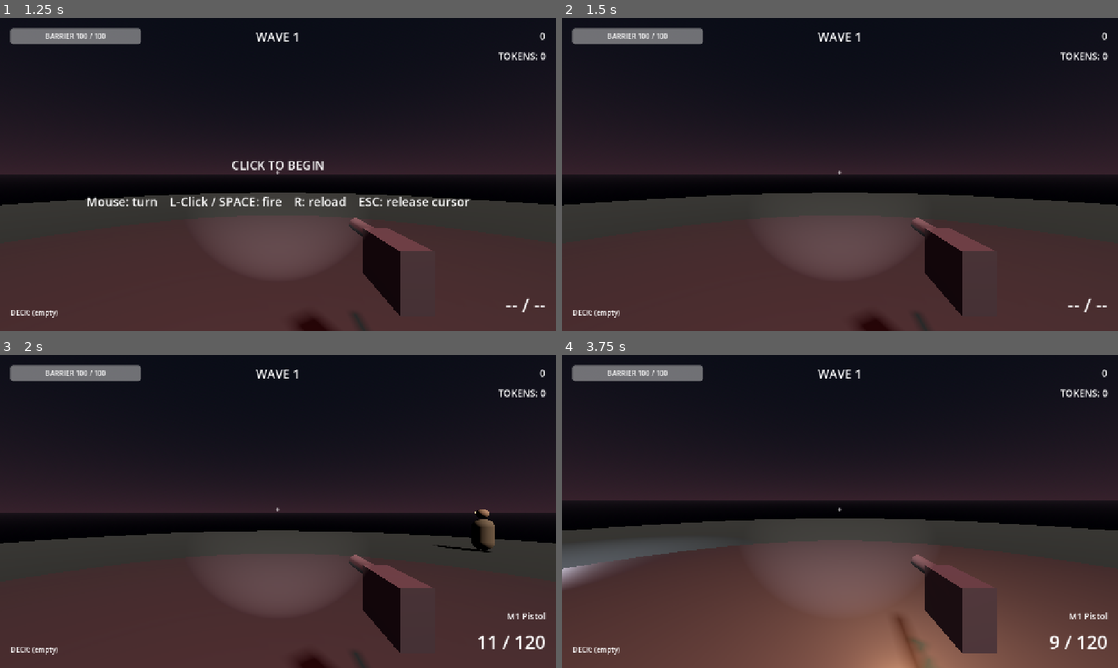
Above: before the commit, frames 1-4 (two rows, left to right).
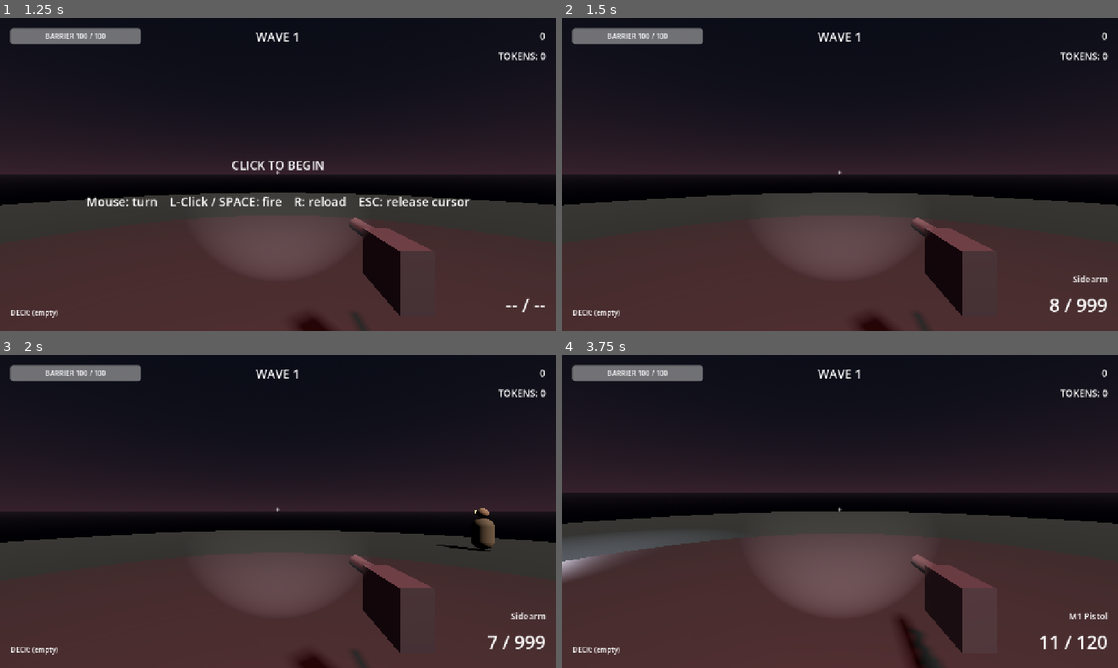
Above: after the commit, the same moments.

Repository: Josh-Buck/site-echo-7
Game: Godot game, scene res://scenes/ui/TitleScreen.tscn
Same seed, same stepped clock (60 frames per second), same inputs: the game is played once before the commit and once after it.
Inputs (mouse positions are in pixels of both pictures, inside the frame that each line leads up to):
- Up to frame 1 (1.25 s): click "START RUN" at 0.5 s
- Up to frame 2 (1.5 s): tap Enter at 1.25 s; move the mouse to (962, 158) at 1.27 s; hold 4 (swap_quaternary, bound only after the commit) from 1.28 s (still down); click (962, 158) at 1.42 s
- Up to frame 3 (2 s): keep holding 4 (swap_quaternary, bound only after the commit); tap Space at 1.52 s
- Up to frame 4 (3.75 s): move the mouse to (812, 511) at 2.02 s; release 4 (swap_quaternary, bound only after the commit) at 2.03 s; click (812, 511) at 2.1 s; tap Space at 2.27 s; tap 4 (swap_quaternary, bound only after the commit) at 2.3, 3.05 s; move the mouse to (851, 505) at 2.77 s; hold Q (swap_next) 2.78-3.53 s; click (851, 505) at 2.92 s; move the mouse to (834, 517) at 3.52 s; tap 1 (swap_primary) at 3.6 s; click (834, 517) at 3.67 s

Frame 1 is identical in both runs. In frame 2, 0.3% of the frame differs, in the area x 87-99%, y 82-94%; in frame 3, 1.0%; in frame 4, 15%, in the area x 0-100%, y 44-100%.

Commit message:
Backup Sidearm with infinite ammo (slot 4) + no duplicate cards in drafts

Diff:
--- a/autoload/CardSystem.gd
+++ b/autoload/CardSystem.gd
@@ -78,7 +78,13 @@
 	if available_pool.is_empty():
 		EventBus.card_offered.emit(current_offer)
 		return
+	# Exclude already-drafted cards so the player never sees duplicates.
 	var pool := available_pool.duplicate()
+	for c in active_deck:
+		pool.erase(c)
+	if pool.is_empty():
+		EventBus.card_offered.emit(current_offer)
+		return
 	for i in min(count, pool.size()):
 		var picked := _pick_weighted(pool)
 		if picked != null:
--- a/project.godot
+++ b/project.godot
@@ -75,6 +75,11 @@
 "events": [Object(InputEventKey,"resource_local_to_scene":false,"resource_name":"","device":-1,"window_id":0,"alt_press …(191 unchanged characters)…
 ]
 }
+swap_quaternary={
+"deadzone": 0.5,
+"events": [Object(InputEventKey,"resource_local_to_scene":false,"resource_name":"","device":-1,"window_id":0,"alt_pressed":false,"shift_pressed":false,"ctrl_pressed":false,"meta_pressed":false,"pressed":false,"keycode":52,"physical_keycode":0,"key_label":0,"unicode":52,"location":0,"echo":false,"script":null)
+]
+}
 swap_next={
 "deadzone": 0.5,
 "events": [Object(InputEventKey,"resource_local_to_scene":false,"resource_name":"","device":-1,"window_id":0,"alt_press …(192 unchanged characters)…
--- a/scenes/player/Player.tscn
+++ b/scenes/player/Player.tscn
@@ -1,10 +1,11 @@
-[gd_scene load_steps=6 format=3 uid="uid://b1playerxyz"]
+[gd_scene load_steps=7 format=3 uid="uid://b1playerxyz"]
 
 [ext_resource type="Script" path="res://scenes/player/Player.gd" id="1_player"]
 [ext_resource type="Script" path="res://scenes/weapons/WeaponManager.gd" id="2_wm"]
 [ext_resource type="PackedScene" uid="uid://b1pistolxyz" path="res://scenes/weapons/Pistol.tscn" id="3_pistol"]
 [ext_resource type="PackedScene" uid="uid://b1shotgunscxyz" path="res://scenes/weapons/Shotgun.tscn" id="4_shotgun"]
 [ext_resource type="PackedScene" uid="uid://b1arscxyz" path="res://scenes/weapons/AR.tscn" id="5_ar"]
+[ext_resource type="PackedScene" uid="uid://b1sidearmscxyz" path="res://scenes/weapons/Sidearm.tscn" id="6_sidearm"]
 
 [node name="Player" type="Node3D"]
 script = ExtResource("1_player")
@@ -35,3 +36,6 @@
 
 [node name="AR" parent="CameraPivot/Camera3D/WeaponHolder" instance=ExtResource("5_ar")]
 visible = false
+
+[node name="Sidearm" parent="CameraPivot/Camera3D/WeaponHolder" instance=ExtResource("6_sidearm")]
+visible = false
--- a/scenes/ui/HUD.gd
+++ b/scenes/ui/HUD.gd
@@ -59,7 +59,8 @@
 	if s.get("reloading", false):
 		ammo_label.text = "RELOADING..."
 	else:
-		ammo_label.text = "%d / %d" % [int(s.get("current", 0)), int(s.get("reserve", 0))]
+		var reserve_text: String = "∞" if s.get("infinite_reserve", false) else str(int(s.get("reserve", 0)))
+		ammo_label.text = "%d / %s" % [int(s.get("current", 0)), reserve_text]
 	weapon_label.text = s.get("weapon_name", "")
 
 func _on_barrier_damaged(_amount: float, _attacker: Node) -> void:
--- /dev/null
+++ b/scenes/weapons/Sidearm.tscn
@@ -0,0 +1,7 @@
+[gd_scene load_steps=3 format=3 uid="uid://b1sidearmscxyz"]
+
+[ext_resource type="PackedScene" uid="uid://b1weaponxyz" path="res://scenes/weapons/Weapon.tscn" id="1_base"]
+[ext_resource type="Resource" uid="uid://b1sidearmxyz" path="res://scenes/weapons/data/sidearm.tres" id="2_data"]
+
+[node name="Sidearm" instance=ExtResource("1_base")]
+data = ExtResource("2_data")
--- a/scenes/weapons/WeaponManager.gd
+++ b/scenes/weapons/WeaponManager.gd
@@ -23,6 +23,8 @@
 		swap_to(1)
 	elif event.is_action_pressed("swap_tertiary"):
 		swap_to(2)
+	elif event.is_action_pressed("swap_quaternary"):
+		swap_to(3)
 	elif event.is_action_pressed("swap_next"):
 		swap_next()
 
--- /dev/null
+++ b/scenes/weapons/data/sidearm.tres
@@ -0,0 +1,23 @@
+[gd_resource type="Resource" script_class="WeaponData" load_steps=2 format=3 uid="uid://b1sidearmxyz"]
+
+[ext_resource type="Script" path="res://scenes/weapons/data/weapon_data.gd" id="1_wd"]
+
+[resource]
+script = ExtResource("1_wd")
+id = &"sidearm_backup"
+display_name = "Sidearm"
+description = "Standard-issue backup. Weak and slow, but always loaded. Nothing fancy."
+base_damage = 6.0
+headshot_multiplier = 2.0
+damage_type = 0
+fire_rate = 2.5
+automatic = false
+mag_size = 8
+reserve_ammo_max = 999
+infinite_reserve = true
+pellet_count = 1
+spread_angle_deg = 0.0
+reload_time = 1.6
+recoil_vertical = 1.0
+recoil_horizontal = 0.3
+recoil_recovery = 0.22
--- a/scenes/weapons/data/weapon_data.gd
+++ b/scenes/weapons/data/weapon_data.gd
@@ -15,6 +15,7 @@
 @export var automatic: bool = false
 @export var mag_size: int = 12
 @export var reserve_ammo_max: int = 120
+@export var infinite_reserve: bool = false
 @export_range(1, 16) var pellet_count: int = 1
 @export_range(0.0, 30.0, 0.1) var spread_angle_deg: float = 0.0
 
